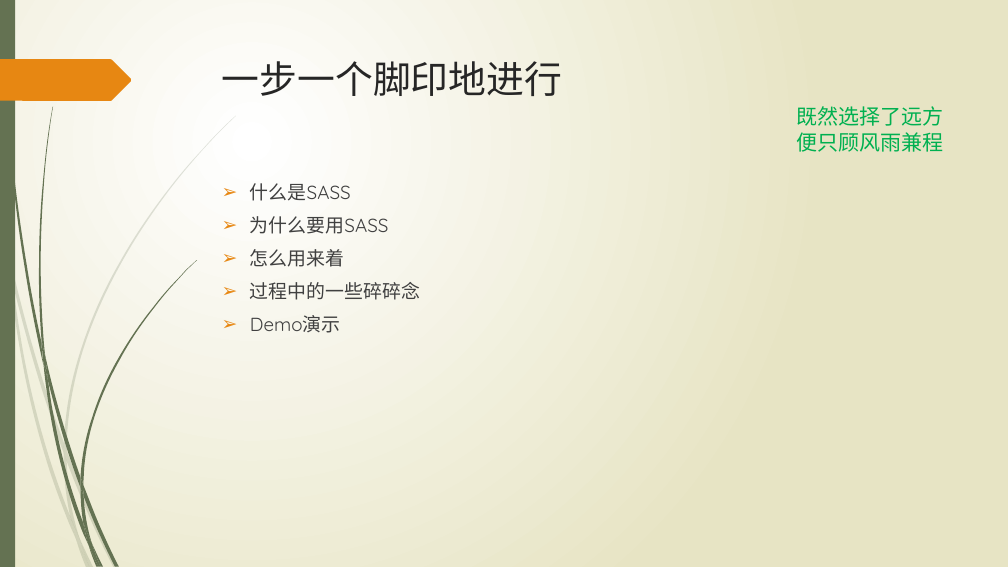
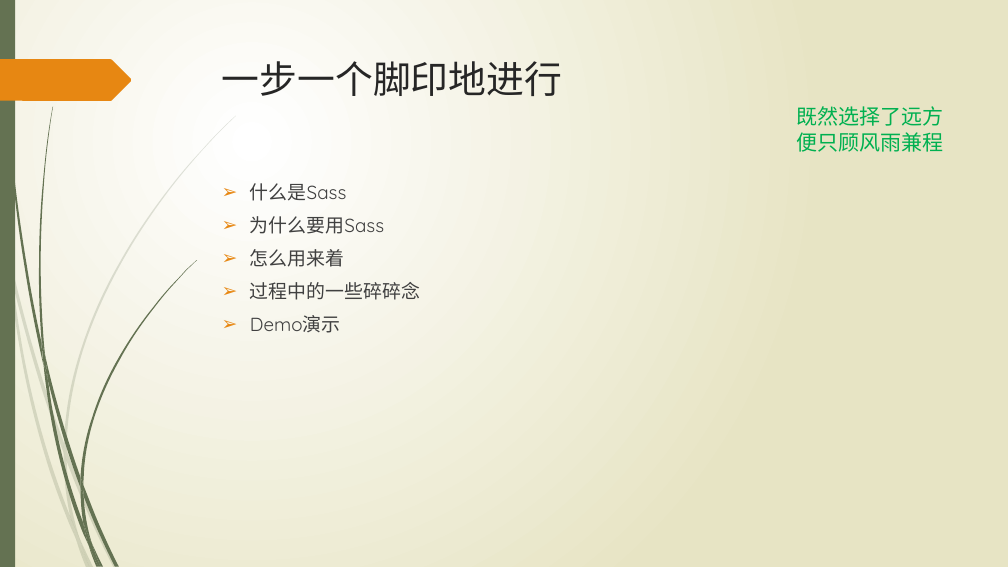
Before and after one commit to wangweihui/sassdemo, a slide deck: slide 3 of SASS愈行愈远.pptx. Drawn at 1008x567 pixels with LibreOffice and Linux fonts; fonts in the diff are those of the drawing. Boxes give left, top, right and bottom in pixels: in the first picture for what was removed or moved away, otherwise in the second. Text is boxed around its words. In the diff, an @@ line names an element or a change of style, - is before the commit and + after.

```diff
--- a/SASS愈行愈远.pptx
+++ b/SASS愈行愈远.pptx
@@ text at bbox=[250, 183, 384, 234]: text changed @@
-➢ 什么是SASS
-➢ 为什么要用SASS
+➢ 什么是Sass
+➢ 为什么要用Sass
```
Also in this commit, not shown: 5 other slides changed, 1 slide added.
